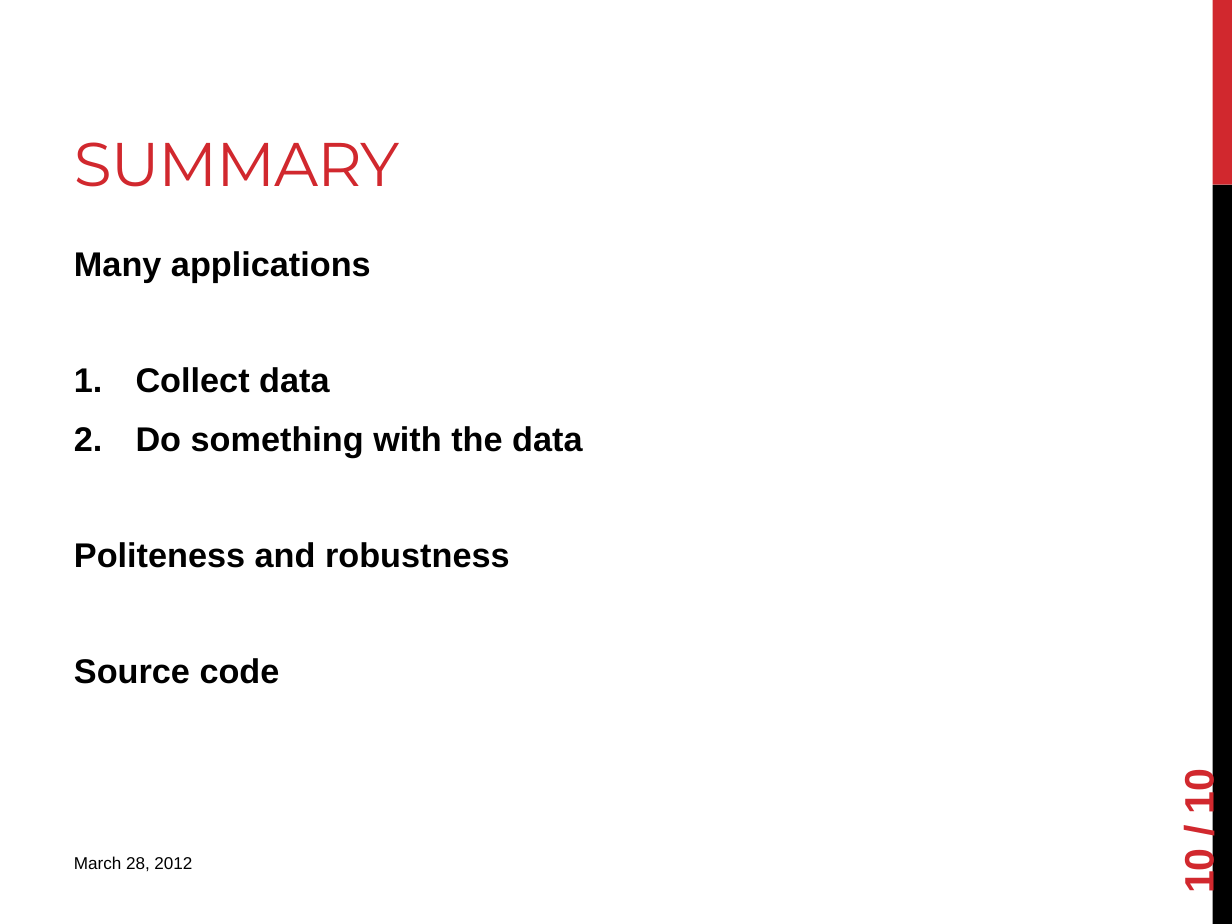
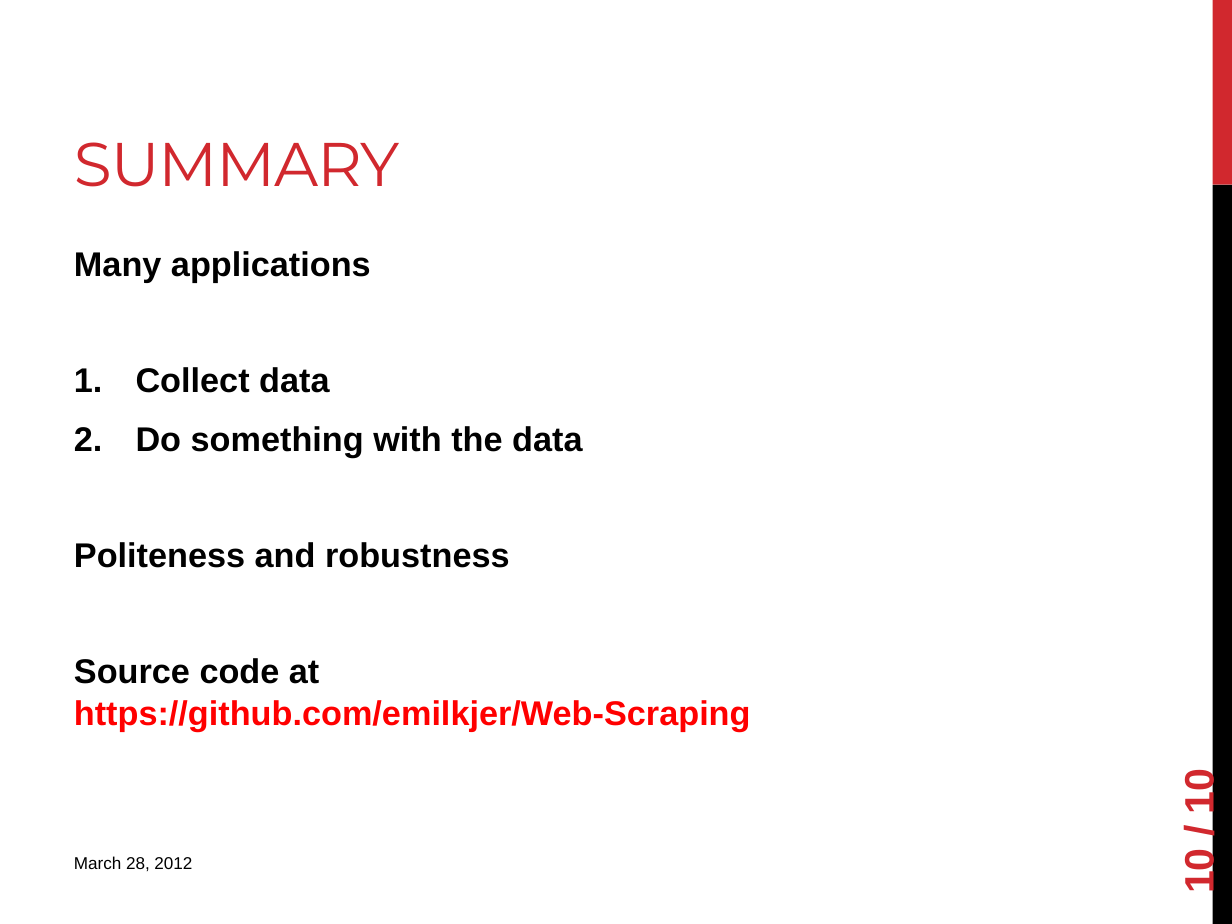
Before and after one commit to emilkjer/Web-Scraping, a slide deck: slide 11 of slides/webscraping.pptx. Drawn at 1232x924 pixels with LibreOffice and Linux fonts; fonts in the diff are those of the drawing. Boxes give left, top, right and bottom in pixels: in the first picture for what was removed or moved away, otherwise in the second. Text is boxed around its words. In the diff, an @@ line names an element or a change of style, - is before the commit and + after.

Commit message:
added github source

```diff
--- a/slides/webscraping.pptx
+++ b/slides/webscraping.pptx
@@ text at [74,658,751,731]: text changed; text colour #000000 to #FF0000 @@
-Source code
+Source code at
+https://github.com/emilkjer/Web-Scraping
```
Also in this commit, not shown: 2 other files.
